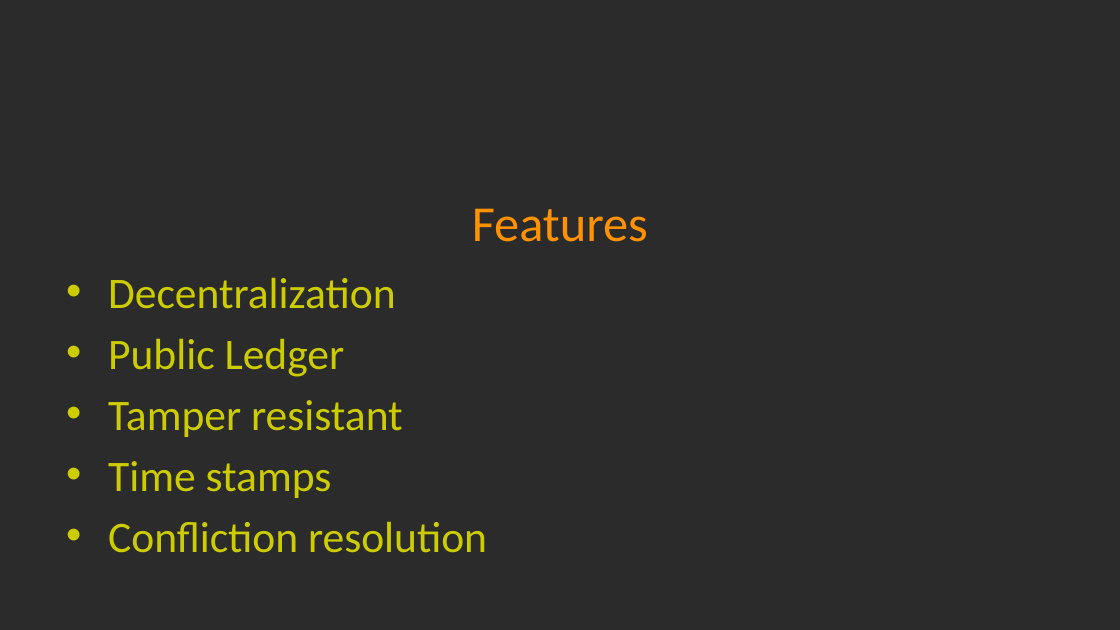
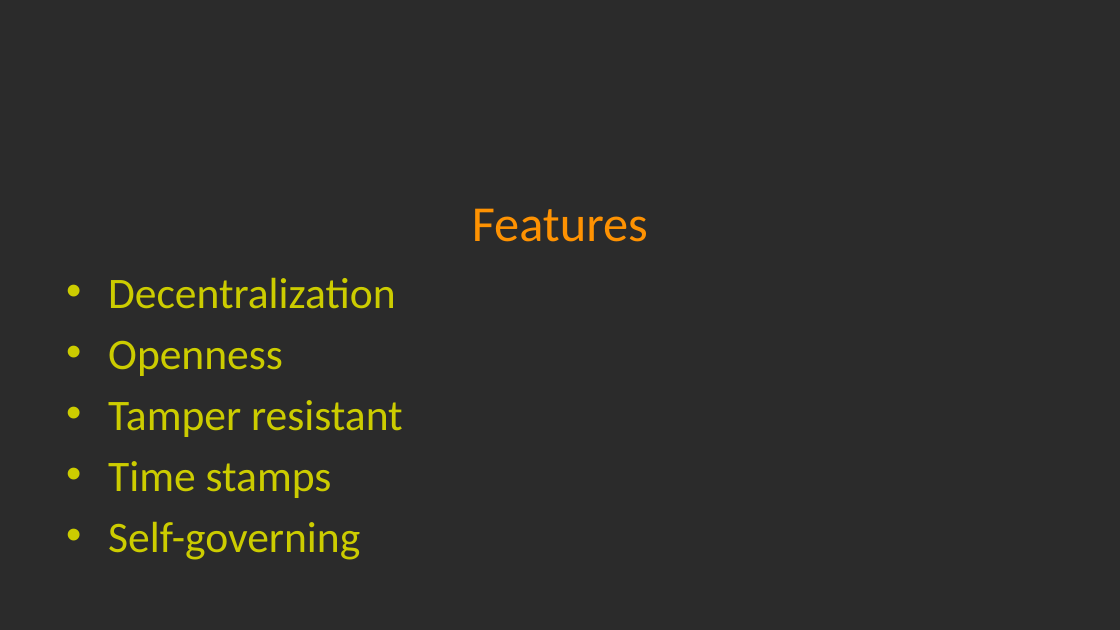
Before and after one commit to LeafLu0315/Presentation, a slide deck: slide 4 of blockchain.pptx. Drawn at 1120x630 pixels with LibreOffice and Linux fonts; fonts in the diff are those of the drawing; background and template pictures are left out; a plain dark background stands for a picture behind light text. Boxes give left, top, right and bottom in pixels: in the first picture for what was removed or moved away, otherwise in the second. Text is boxed around its words. In the diff, an @@ line names an element or a change of style, - is before the commit and + after.

```diff
--- a/blockchain.pptx
+++ b/blockchain.pptx
@@ text at [108,341,283,376]: text changed @@
-• Public Ledger
+• Openness
@@ text at [108,522,360,560]: text changed @@
-• Confliction resolution
+• Self-governing
```
Also in this commit, not shown: 4 other slides changed, 7 slides added, 2 slides removed.
